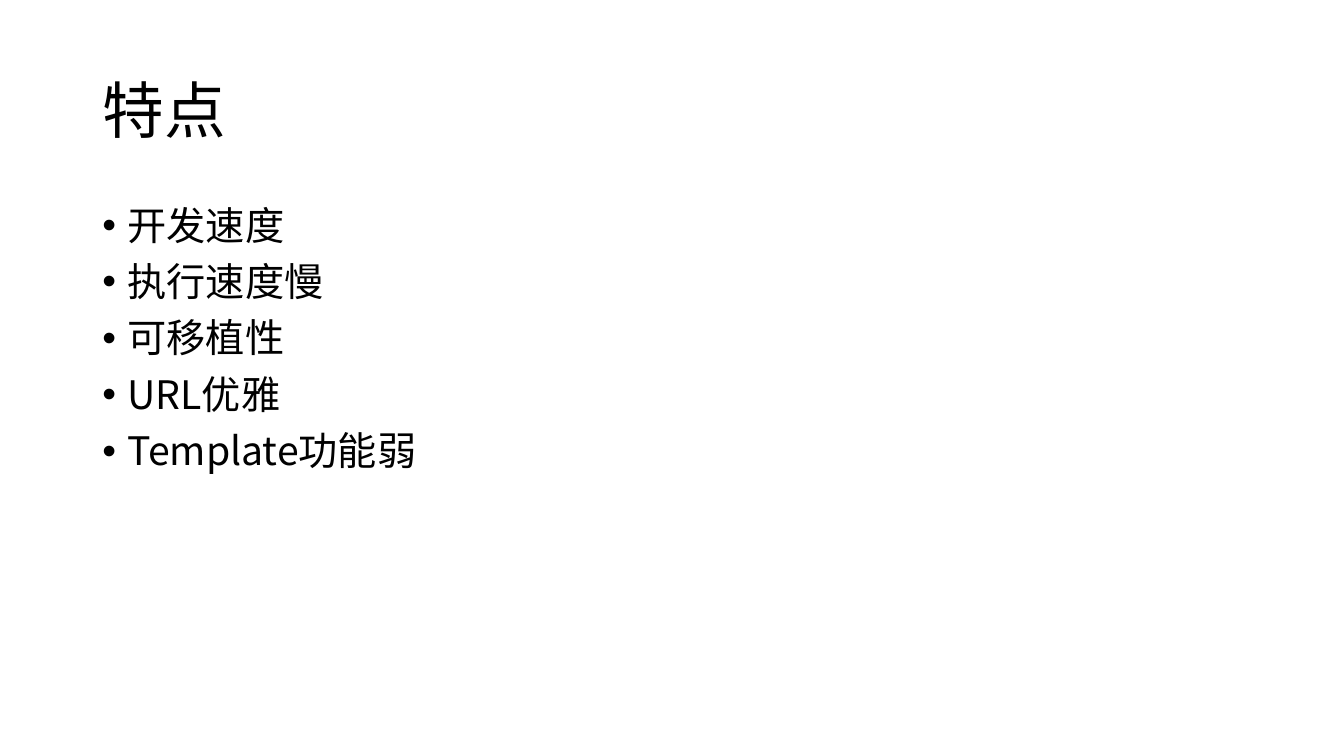
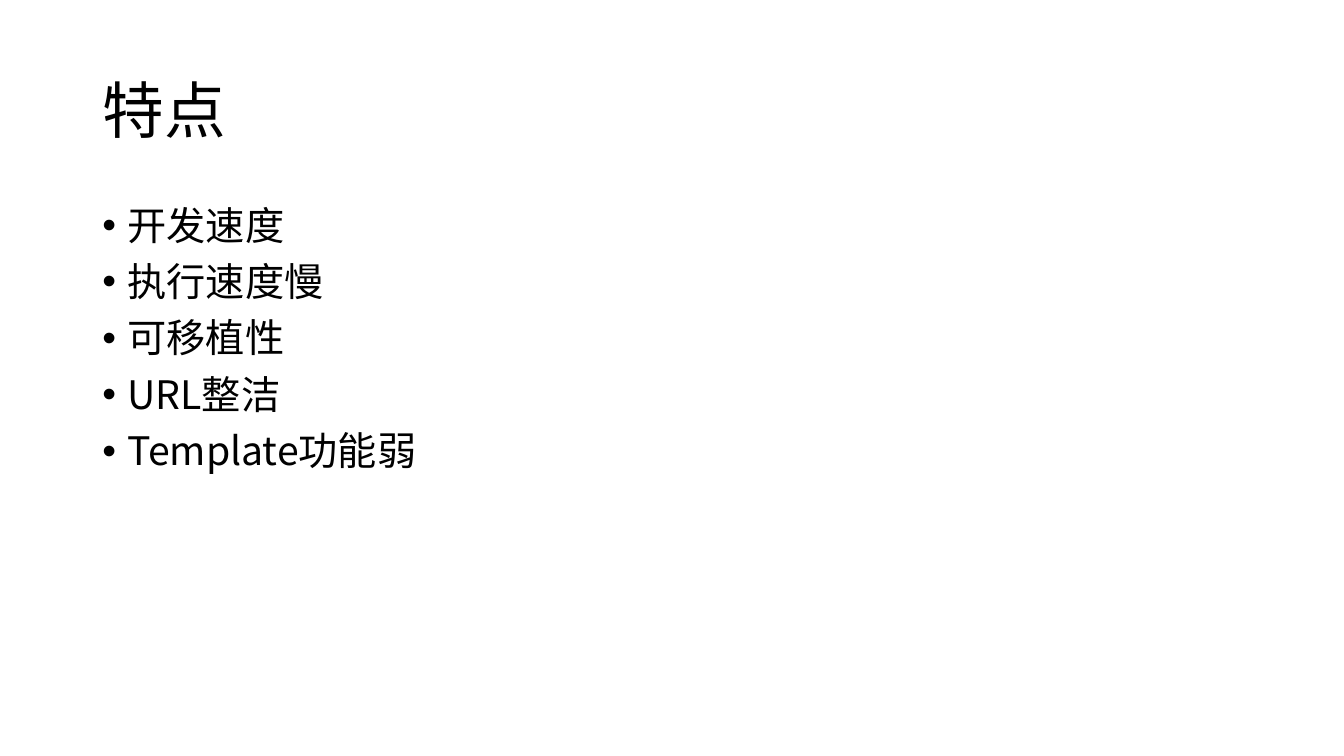
Before and after one commit to renqHIT/DemoQ, a slide deck: slide 4 of Django.pptx. Drawn at 1344x756 pixels with LibreOffice and Linux fonts; fonts in the diff are those of the drawing. Boxes give left, top, right and bottom in pixels: in the first picture for what was removed or moved away, otherwise in the second. Text is boxed around its words. In the diff, an @@ line names an element or a change of style, - is before the commit and + after.

```diff
--- a/Django.pptx
+++ b/Django.pptx
@@ text at (128,376,281,413): text changed @@
-• URL优雅
+• URL整洁
```
Also in this commit, not shown: 8 other slides changed, 1 slide added, 1 slide removed, 4 other files.
